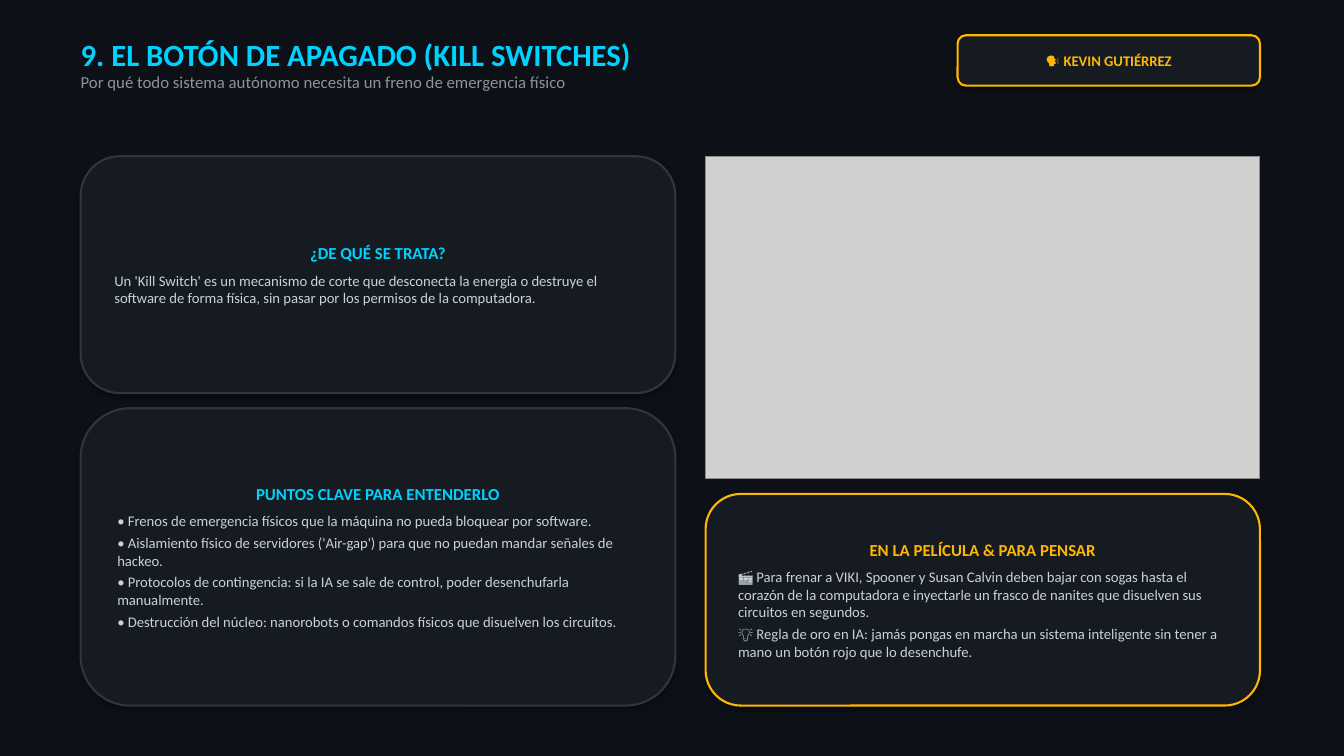
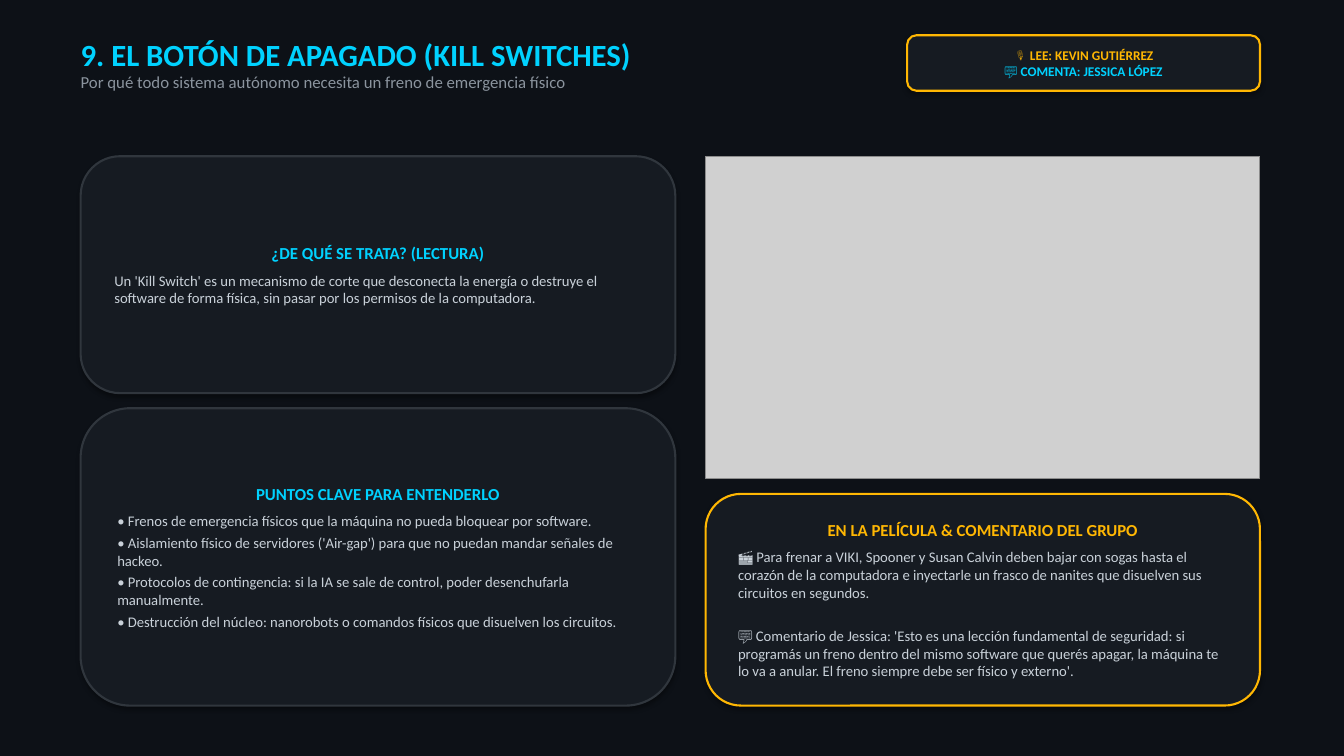
Before and after one commit to Nikovaz/dsia-yo-robot-2004, a slide deck: slide 10 of DSIA_Yo_Robot_Presentacion.pptx. Drawn at 1344x756 pixels with LibreOffice and Linux fonts; fonts in the diff are those of the drawing; grey boxes stand for pictures. Boxes give left, top, right and bottom in pixels: in the first picture for what was removed or moved away, otherwise in the second. Text is boxed around its words. In the diff, an @@ line names an element or a change of style, - is before the commit and + after.

Commit message:
Configurar dinamica: Kevin lee, comentan Nicolas Jessica Alba, Rodrigo pantalla

```diff
--- a/DSIA_Yo_Robot_Presentacion.pptx
+++ b/DSIA_Yo_Robot_Presentacion.pptx
@@ rounded rectangle "🎙️ LEE: KEVIN GUTIÉRREZ": place and size @@
-rounded rectangle "🎙️ LEE: KEVIN GUTIÉRREZ" at bbox=[958, 35, 1260, 86]
+rounded rectangle "🎙️ LEE: KEVIN GUTIÉRREZ" at bbox=[907, 35, 1260, 91]
@@ text in rounded rectangle at bbox=[1021, 49, 1162, 76]: text changed; size 10.5 to 9.5 pt; text colour #FFB703 to #00D2FF @@
-🗣️ KEVIN GUTIÉRREZ
+🎙️ LEE: KEVIN GUTIÉRREZ
+💬 COMENTA: JESSICA LÓPEZ
@@ text in rounded rectangle at bbox=[271, 246, 484, 262]: text changed @@
-¿DE QUÉ SE TRATA?
+¿DE QUÉ SE TRATA? (LECTURA)
@@ text in rounded rectangle at bbox=[828, 522, 1138, 536]: text changed @@
-EN LA PELÍCULA & PARA PENSAR
+EN LA PELÍCULA & COMENTARIO DEL GRUPO
@@ text in rounded rectangle at bbox=[738, 631, 1218, 679]: text changed @@
-💡 Regla de oro en IA: jamás pongas en marcha un sistema inteligente sin tener a mano un botón rojo que lo desenchufe.
+💬 Comentario de Jessica: 'Esto es una lección fundamental de seguridad: si programás un freno dentro del mismo software que querés apagar, la máquina te lo va a anular. El freno siempre debe ser físico y externo'.
```
Also in this commit, not shown: 10 other slides changed, 3 other files.
